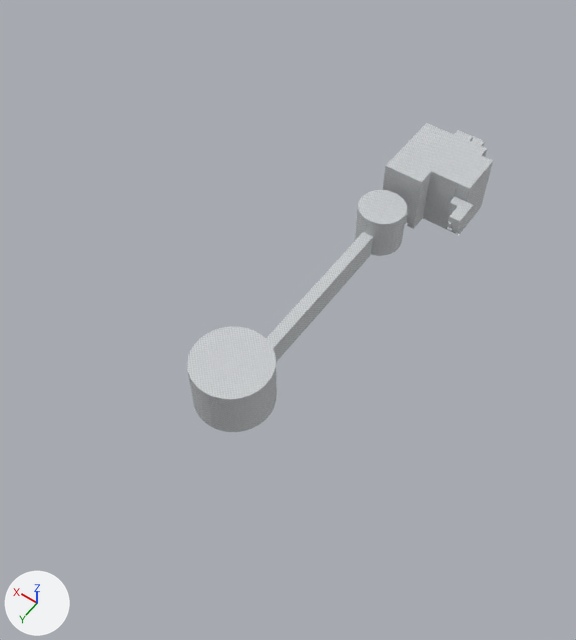
The Blender file ScoopsField/res/maps/painted_world/painted_world.blend, before and after one commit.
Rendered twice from a 50 mm camera at (-170.0, 480.0, 406.0) aimed at (13.0, 223.0, 3.0). Every picture has the same lights, and +X, +Y and +Z are marked at lower left. The picture after the commit comes second.

Names of what the first picture shows: 'LevelGeometry'.
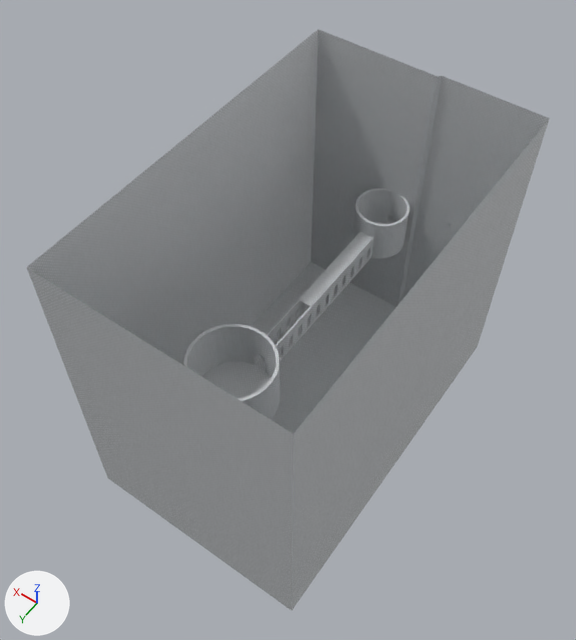
Pixel boxes (x1, y1, x2, y2) of what changed, in the pictures (576 x 640 px):
'LevelGeometry', reshaped (70% wider, 88% taller)
    before: (187, 123, 493, 432)
    after: (27, 29, 549, 611)
part 1 of me_levelgeometrymesh_001, built on
    before: (266, 166, 422, 348)
    after: (27, 29, 549, 611)

What changed in the scene script:
```text
Change me_levelgeometrymesh_001:
    used by ob_levelgeometry; location = (0.0, 0.0, 0.0)
    remove me_levelgeometrymesh_001.from_pydata(...)  # 457 vertices, 277 faces; spans x -44.0..28.0, y -4.0..314.0, z -1.0..44.0
    add me_levelgeometrymesh_001.from_pydata(...)  # 861 vertices, 497 faces; spans x -80.0..70.0, y -4.0..350.0, z -78.0..132.0
    me_levelgeometrymesh_001 part 1: 9 vertices removed from x -5.0..13.0, y 33.0..144.0, z 2.0..20.0; 413 vertices added at x -80.0..70.0, y 110.0..350.0, z -78.0..132.0
```
